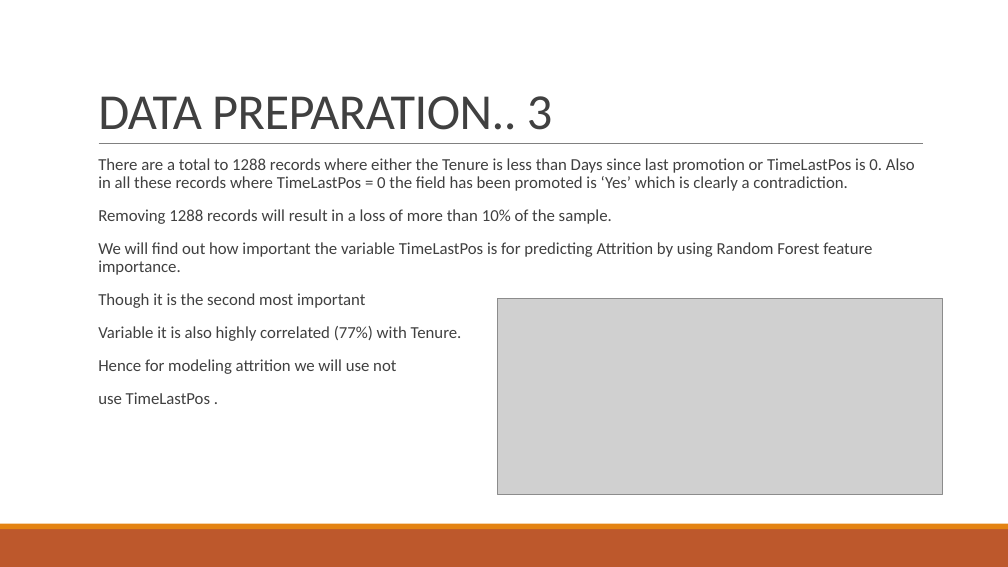
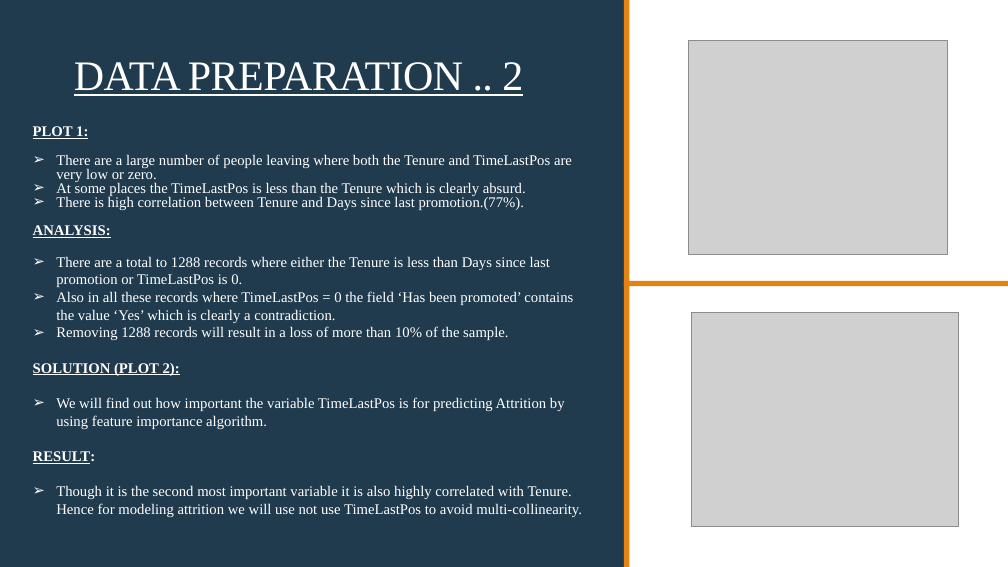
Before and after one commit to shuvayan/EloquentJavascript, a slide deck: slide 5 of HR Analytics – Employee Attrition.pptx (slide 6 before the commit). Drawn at 1008x567 pixels with LibreOffice and Linux fonts; fonts in the diff are those of the drawing; grey boxes stand for pictures. Boxes give left, top, right and bottom in pixels: in the first picture for what was removed or moved away, otherwise in the second. Text is boxed around its words. In the diff, an @@ line names an element or a change of style, - is before the commit and + after.

```diff
--- a/HR Analytics – Employee Attrition.pptx
+++ b/HR Analytics – Employee Attrition.pptx
@@ rectangle added at box(0, 0, 1008, 567), fill #FFFFFF @@
@@ rectangle added at box(0, 0, 624, 567), fill #203A4E @@
@@ rectangle added at box(624, 0, 629, 567), fill #E48312 @@
@@ picture added at box(688, 40, 947, 254) @@
@@ title at box(74, 62, 523, 96): text changed; size 48 to 40 pt; font Calibri to Times New Roman; text colour #404040 to #FFFFFF @@
-DATA PREPARATION.. 3
+DATA PREPARATION .. 2
@@ text at box(33, 126, 573, 323): text changed; size 16 to 14 pt; font Calibri to Times New Roman; text colour #404040 to #FFFFFF @@
-  There are a total to 1288 records where either the Tenure is less than Days since last promotion or TimeLastPos is 0. Also in all these records where TimeLastPos = 0 the field has been promoted is ‘Yes’ which is clearly a contradiction.
+PLOT 1:
+➢ There are a large number of people leaving where both the Tenure and TimeLastPos are very low or zero.
+➢ At some places the TimeLastPos is less than the Tenure which is clearly absurd.
+➢ There is high correlation between Tenure and Days since last promotion.(77%).
+ANALYSIS:
+➢ There are a total to 1288 records where either the Tenure is less than Days since last promotion or TimeLastPos is 0.
+➢ Also in all these records where TimeLastPos = 0 the field ‘Has been promoted’ contains the value ‘Yes’ which is clearly a contradiction.
@@ text "PLOT 1:": place and size @@
-text "PLOT 1:" at box(98, 158, 915, 404)
+text "PLOT 1:" at box(33, 126, 582, 517)
@@ line removed from (99, 144) to (923, 144) @@
@@ rectangle added at box(624, 281, 1008, 286), fill #E48312 @@
@@ text at box(56, 326, 508, 340): size 16 to 14 pt, font Calibri to Times New Roman, text colour #404040 to #FFFFFF in "Removing 1288 records will result in a ..."; bullet   to ➢; line spacing 0.9 to 1; less space between paragraphs @@
@@ picture: place and size @@
-picture at box(498, 298, 944, 494)
+picture at box(692, 313, 958, 527)
@@ text at box(33, 363, 582, 517): text changed; size 16 to 14 pt; font Calibri to Times New Roman; text colour #404040 to #FFFFFF @@
-  We will find out how important the variable TimeLastPos is for predicting Attrition by using Random Forest feature importance.
-  Though it is the second most important
-  Variable it is also highly correlated (77%) with Tenure.
-  Hence for modeling attrition we will use not
-  use TimeLastPos .
+SOLUTION (PLOT 2):
+➢ We will find out how important the variable TimeLastPos is for predicting Attrition by using feature importance algorithm.
+RESULT:
+➢ Though it is the second most important variable it is also highly correlated with Tenure. Hence for modeling attrition we will use not use TimeLastPos to avoid multi-collinearity.
```
Also in this commit, not shown: 6 other slides changed, 12 slides added, 4 slides removed.
